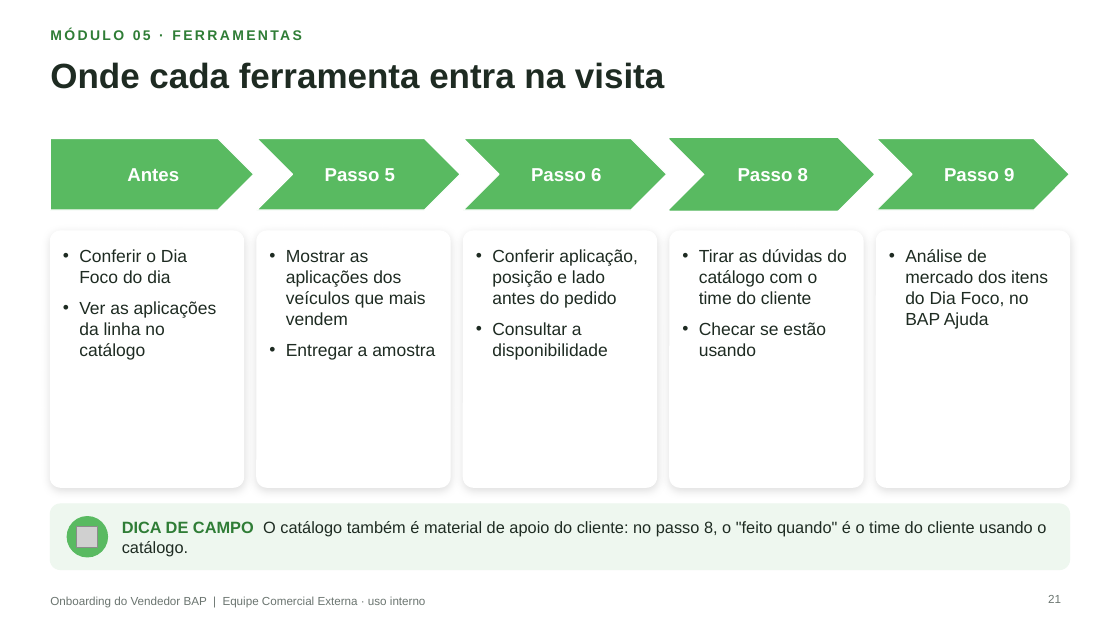
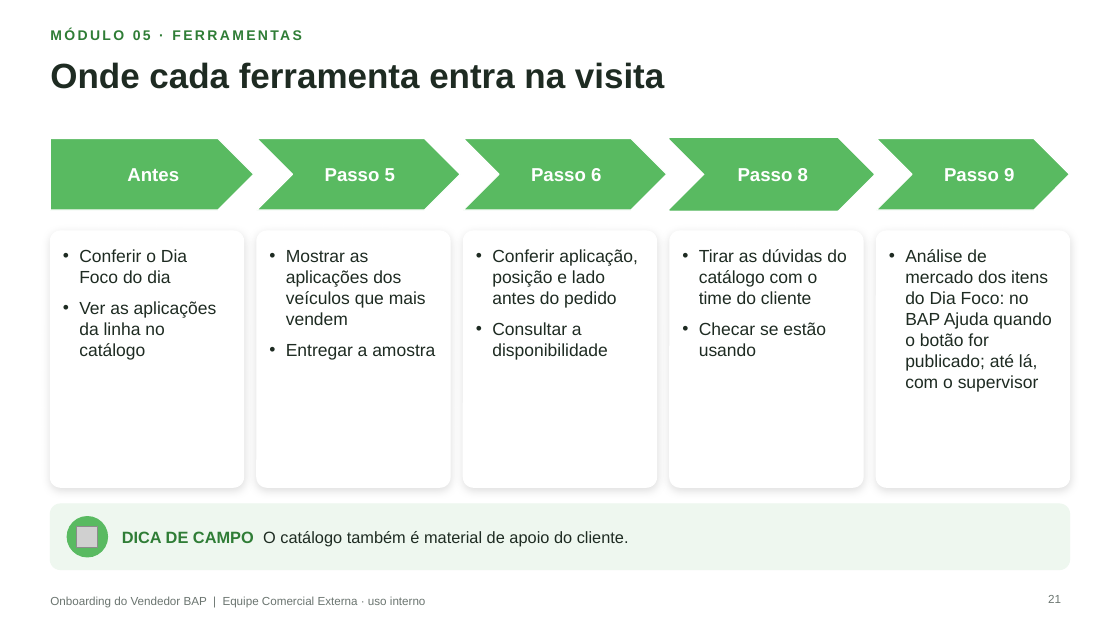
Before and after one commit to aloirr/bapajudacatalogo, a slide deck: slide 21 of catalogo_grafico/entregas/Treinamento_Onboarding_Vendedor_BAP_Vendedores.pptx. Drawn at 1120x630 pixels with LibreOffice and Linux fonts; fonts in the diff are those of the drawing; grey boxes stand for pictures; background and template pictures are left out. Boxes give left, top, right and bottom in pixels: in the first picture for what was removed or moved away, otherwise in the second. Text is boxed around its words. In the diff, an @@ line names an element or a change of style, - is before the commit and + after.

```diff
--- a/catalogo_grafico/entregas/Treinamento_Onboarding_Vendedor_BAP_Vendedores.pptx
+++ b/catalogo_grafico/entregas/Treinamento_Onboarding_Vendedor_BAP_Vendedores.pptx
@@ text at [905,249,1051,392]: text changed @@
-• Análise de mercado dos itens do Dia Foco, no BAP Ajuda
+• Análise de mercado dos itens do Dia Foco: no BAP Ajuda quando o botão for publicado; até lá, com o supervisor
@@ text at [122,531,629,547]: text changed @@
-DICA DE CAMPO O catálogo também é material de apoio do cliente: no passo 8, o "feito quando" é o time do cliente usando o catálogo.
+DICA DE CAMPO O catálogo também é material de apoio do cliente.
```
Also in this commit, not shown: 14 other slides changed, 30 other files.
